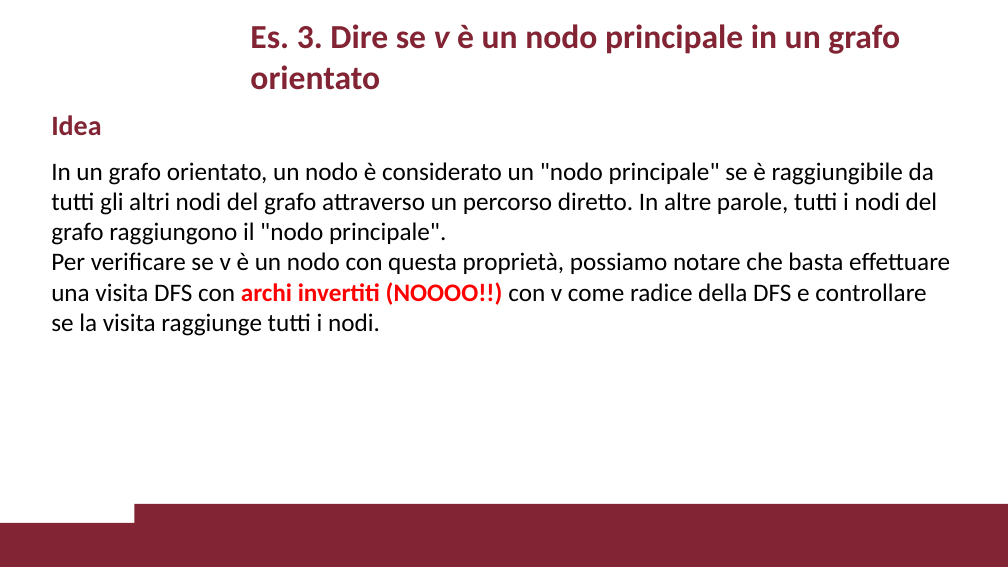
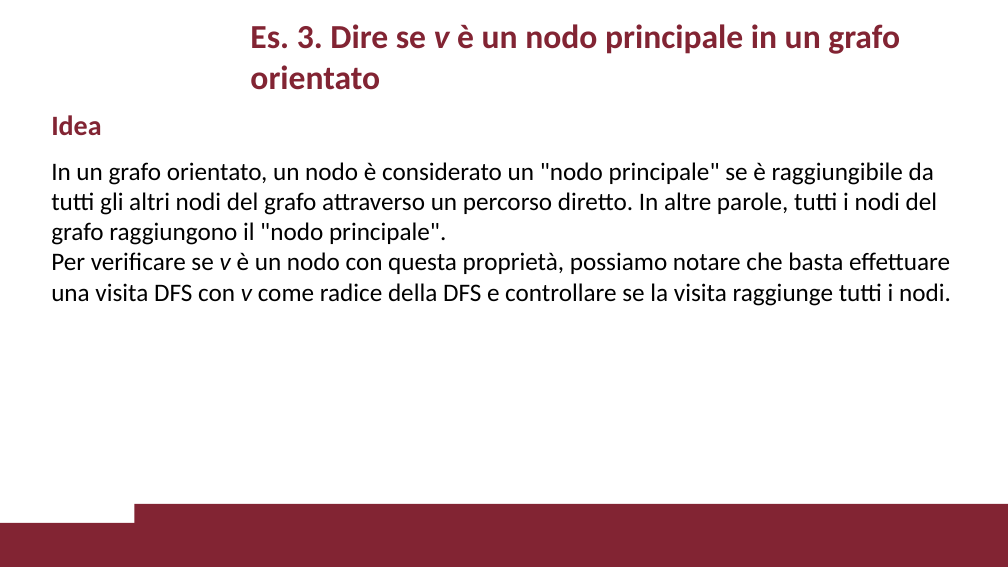
Before and after one commit to VincenzoImp/PDA, a slide deck: slide 14 of Esercitazione1/Esercitazione1.pptx (slide 11 before the commit). Drawn at 1008x567 pixels with LibreOffice and Linux fonts; fonts in the diff are those of the drawing; background and template pictures are left out. Boxes give left, top, right and bottom in pixels: in the first picture for what was removed or moved away, otherwise in the second. Text is boxed around its words. In the diff, an @@ line names an element or a change of style, - is before the commit and + after.

```diff
--- a/Esercitazione1/Esercitazione1.pptx
+++ b/Esercitazione1/Esercitazione1.pptx
@@ text at <box>51,252,951,306</box>: text changed @@
-Per verificare se v è un nodo con questa proprietà, possiamo notare che basta effettuare una visita DFS con archi invertiti (NOOOO!!) con v come radice della DFS e controllare se la visita raggiunge tutti i nodi.
+Per verificare se v è un nodo con questa proprietà, possiamo notare che basta effettuare una visita DFS con v come radice della DFS e controllare se la visita raggiunge tutti i nodi.
```
Also in this commit, not shown: 10 other slides changed, 5 slides added, 4 slides removed, 2 other files.
